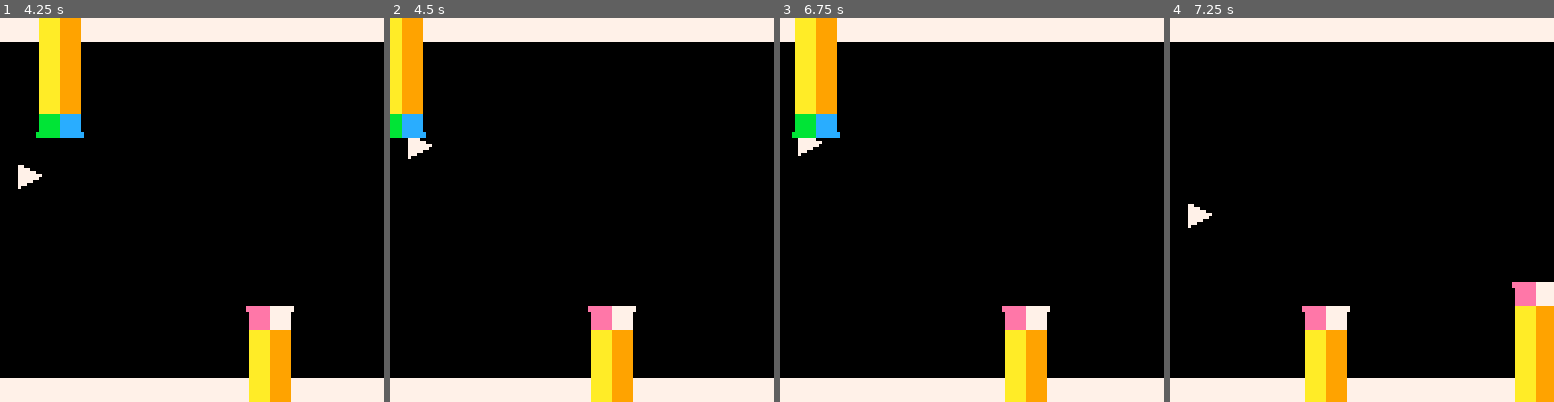
Above: before the commit, frames 1-4 (left to right).
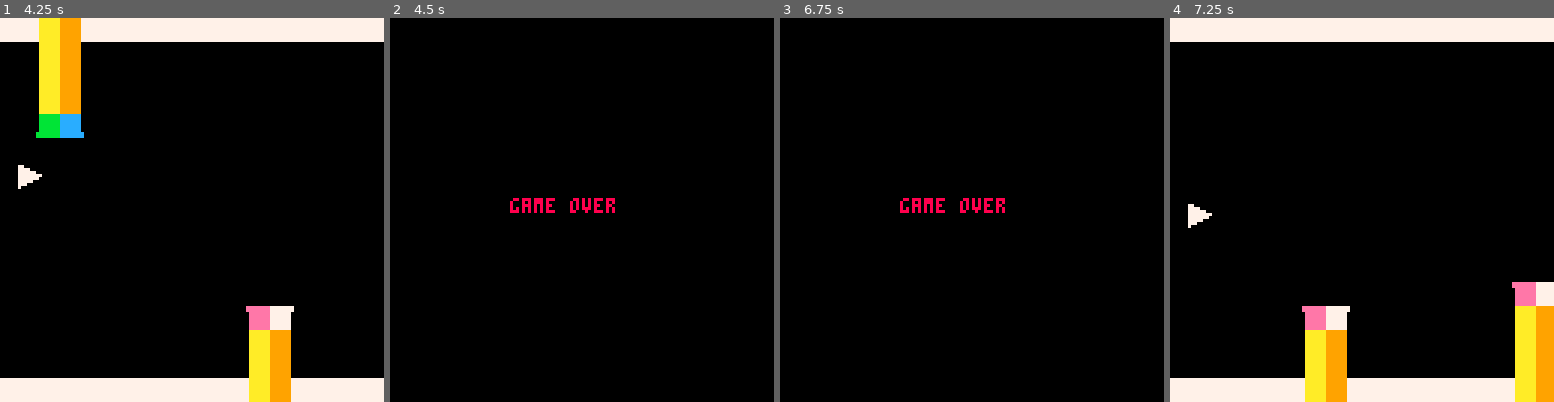
Above: after the commit, the same moments.

Repository: IAndra25/pico8_project
Game: PICO-8 cartridge wip.p8
Two runs of this game, one before a commit and one after it. Both use one fixed random seed, a clock stepped at 60 frames per second and the inputs below.
Inputs (mouse positions are in pixels of both pictures, inside the frame that each line leads up to):
- Up to frame 1 (4.25 s): click (280, 121) at 0.67 s; click (46, 267) at 1.22 s; click (107, 114) at 1.77 s; click (172, 259) at 2.32 s; click (234, 106) at 2.87 s; click (295, 256) at 3.42 s; click (61, 102) at 3.97 s
- Up to frame 2 (4.5 s): no input
- Up to frame 3 (6.75 s): click (902, 248) at 4.52 s; click (964, 94) at 5.07 s; click (1029, 244) at 5.62 s; click (1091, 90) at 6.17 s; click (856, 236) at 6.72 s
- Up to frame 4 (7.25 s): no input

Frame 1 is identical in both runs. In frame 2, 17% of the frame differs, in the area x 0-100%, y 0-100%; in frame 3, 18%; in frame 4, nothing differs.

Commit message:
Update wip.p8

Diff:
--- a/wip.p8
+++ b/wip.p8
@@ -76,6 +76,16 @@
   end
  end
 
+ player.died = false
+
+ for p in all(pipes) do
+  if rect_overlap(
+   player.x, player.y, player.w, player.h,
+   p.x, p.y, p.w, p.h*8
+  ) then
+   player.died = true
+  end
+ end
 end
 
 
@@ -89,6 +99,10 @@
   draw_pipe(p)
  end
 
+if player.died == true then
+ 	cls()
+ 	print ("game over",40, 60, 8)
+ 	end
 end
 
 function reset_pipe(p)
@@ -152,6 +166,13 @@
   spr(body_l, p.x,     p.y + i*8)
   spr(body_r, p.x + 8, p.y + i*8)
  end
+end
+
+function rect_overlap(x1,y1,w1,h1,x2,y2,w2,h2)
+ return x1 < x2 + w2 and
+        x1 + w1 > x2 and
+        y1 < y2 + h2 and
+        y1 + h1 > y2
 end
 __gfx__
 00000000770000000000000077777777000000000aaaaaaa9999999000000000eeeeeeee77777777000000000000000000000000000000000000000000000000
